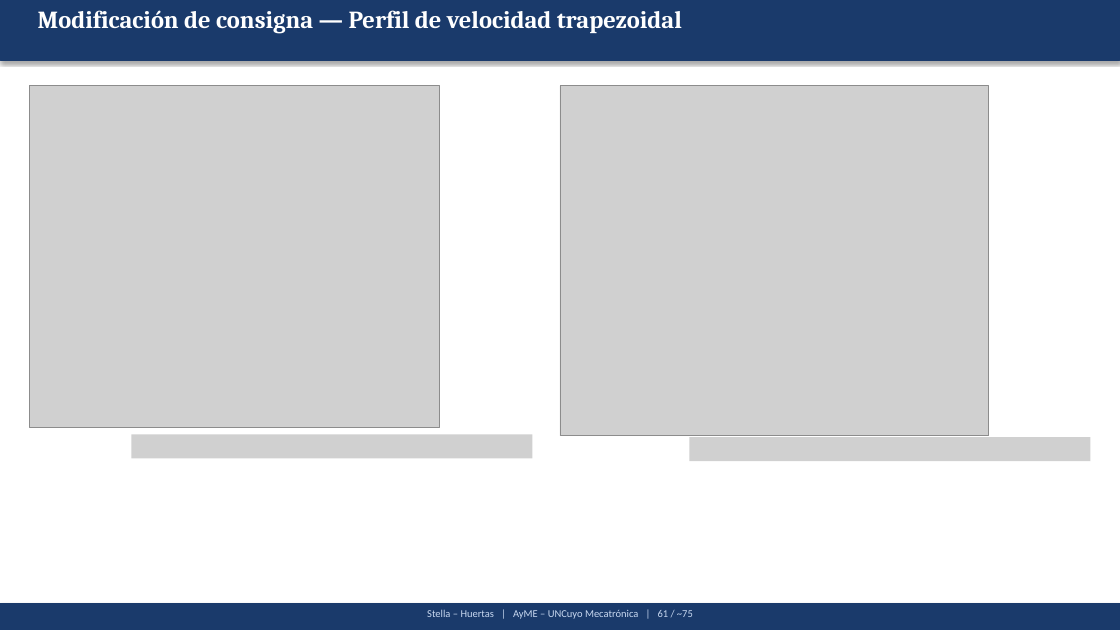
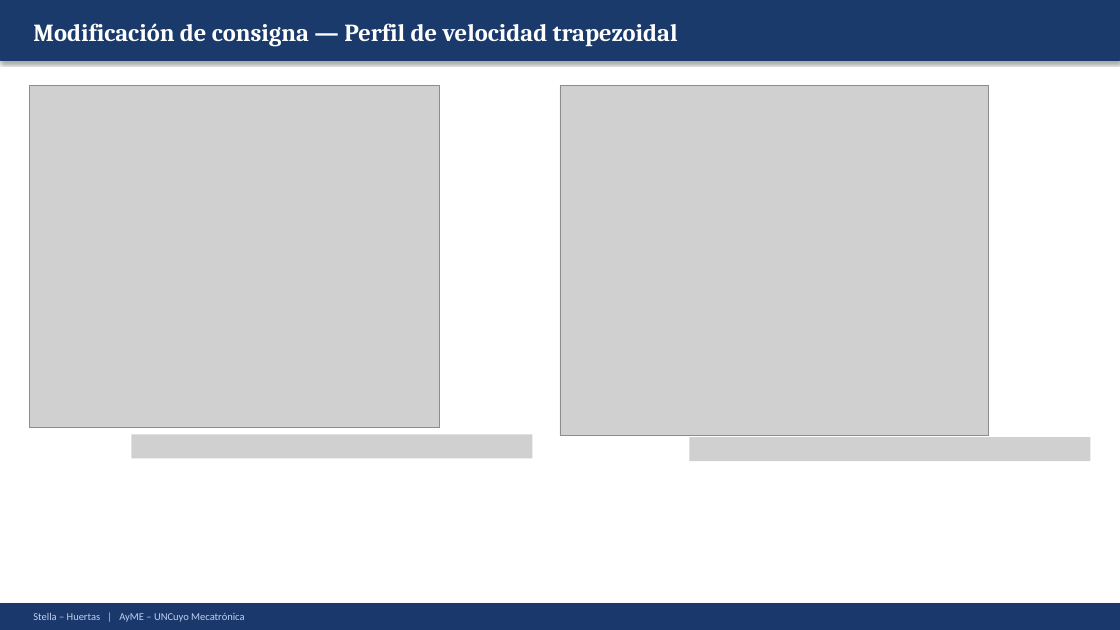
Before and after one commit to Juan-Stella/Automatica-y-maquinas-electricas-final, a slide deck: slide 85 of Presentación/AyME_Stella_Huertas_Presentacion1.pptx. Drawn at 1120x630 pixels with LibreOffice and Linux fonts; fonts in the diff are those of the drawing; grey boxes stand for pictures. Boxes give left, top, right and bottom in pixels: in the first picture for what was removed or moved away, otherwise in the second. Text is boxed around its words. In the diff, an @@ line names an element or a change of style, - is before the commit and + after.

```diff
--- a/Presentación/AyME_Stella_Huertas_Presentacion1.pptx
+++ b/Presentación/AyME_Stella_Huertas_Presentacion1.pptx
@@ text "Modificación de consigna — Perfil ...": place and size @@
-text "Modificación de consigna — Perfil ..." at [38, 10, 682, 34]
+text "Modificación de consigna — Perfil ..." at [33, 23, 678, 47]
@@ rectangle added at [0, 603, 1120, 630], fill #1A386B, outline #1A386B 1 pt @@
@@ text "Stella – Huertas | AyME ..." at [33, 612, 244, 622]: vertical alignment top to middle @@
@@ text at [33, 612, 244, 622]: text changed; text colour #C8D8F0 to #C0D0F0 @@
-Stella – Huertas | AyME – UNCuyo Mecatrónica | 61 / ~75
+Stella – Huertas | AyME – UNCuyo Mecatrónica
```
Also in this commit, not shown: 94 other slides changed, 1 other file.
